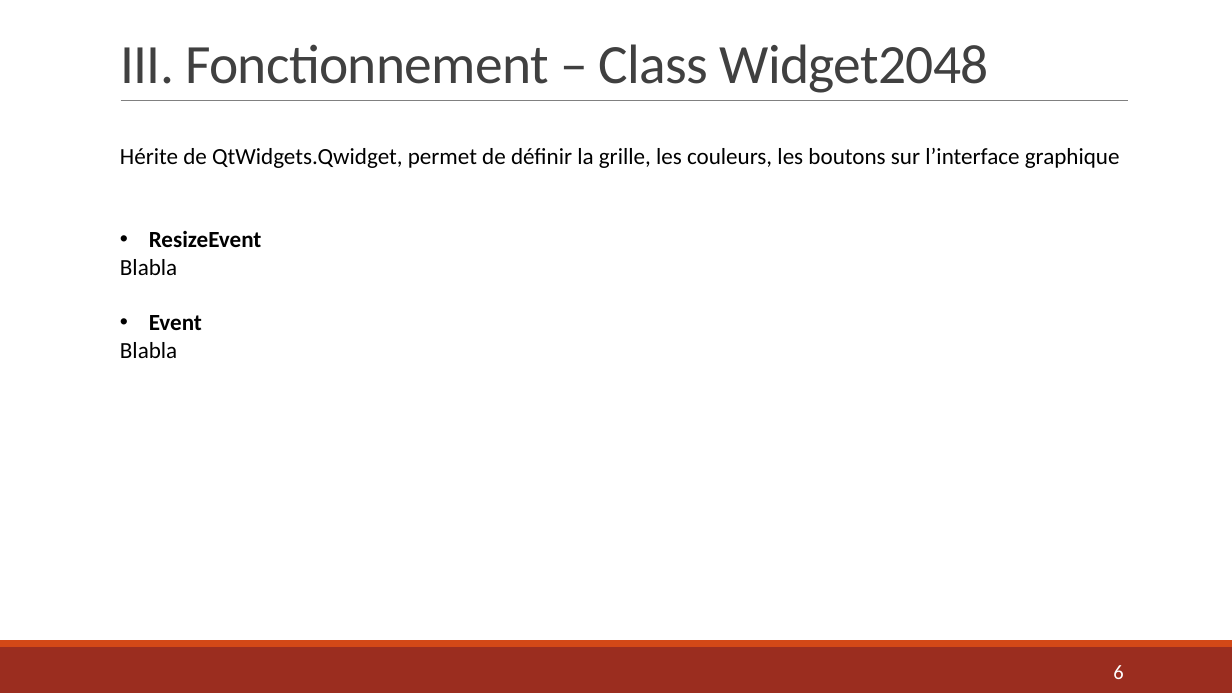
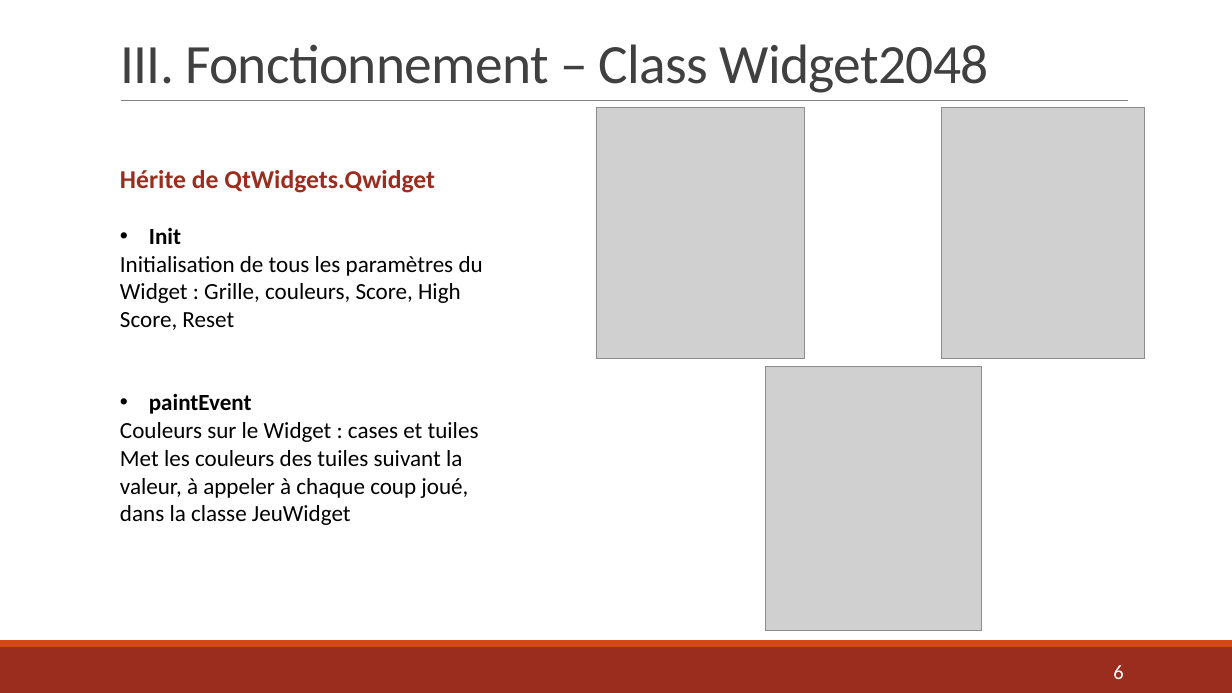
Before and after one commit to AlexandraDarco/prog_2048, a slide deck: slide 6 of Projet Info – Jeu 2048.pptx. Drawn at 1232x693 pixels with LibreOffice and Linux fonts; fonts in the diff are those of the drawing; grey boxes stand for pictures. Boxes give left, top, right and bottom in pixels: in the first picture for what was removed or moved away, otherwise in the second. Text is boxed around its words. In the diff, an @@ line names an element or a change of style, - is before the commit and + after.

```diff
--- a/Projet Info – Jeu 2048.pptx
+++ b/Projet Info – Jeu 2048.pptx
@@ picture added at (596, 107, 804, 359) @@
@@ picture added at (941, 107, 1145, 359) @@
@@ text at (120, 170, 483, 525): text changed @@
-Hérite de QtWidgets.Qwidget, permet de définir la grille, les couleurs, les boutons sur l’interface graphique
-• ResizeEvent
-Blabla
-• Event
-Blabla
+Hérite de QtWidgets.Qwidget
+• Init
+Initialisation de tous les paramètres du Widget : Grille, couleurs, Score, High Score, Reset
+• paintEvent
+Couleurs sur le Widget : cases et tuiles
+Met les couleurs des tuiles suivant la valeur, à appeler à chaque coup joué, dans la classe JeuWidget
@@ picture added at (766, 367, 982, 630) @@
```
Also in this commit, not shown: 2 other slides changed, 2 other files.
